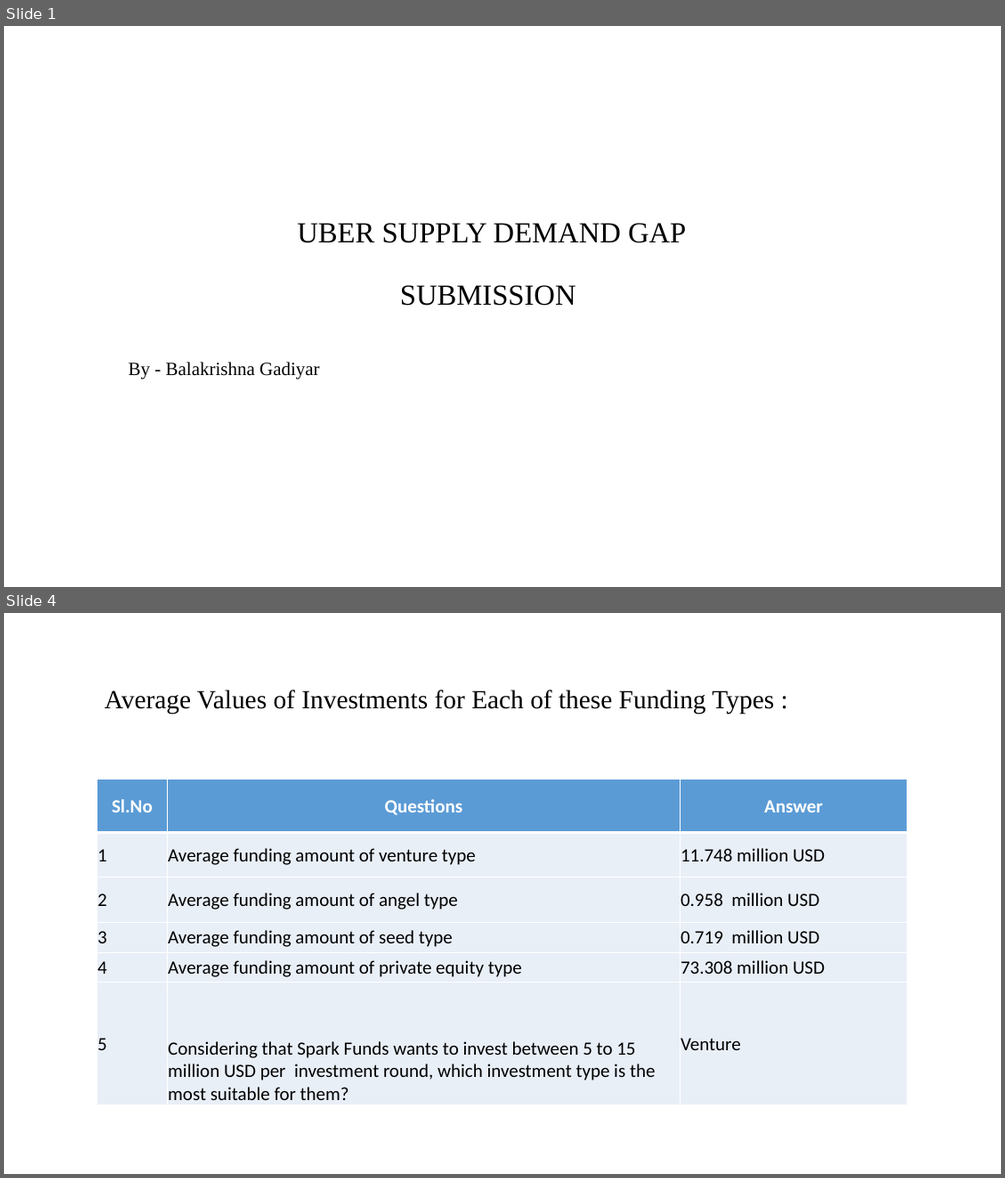
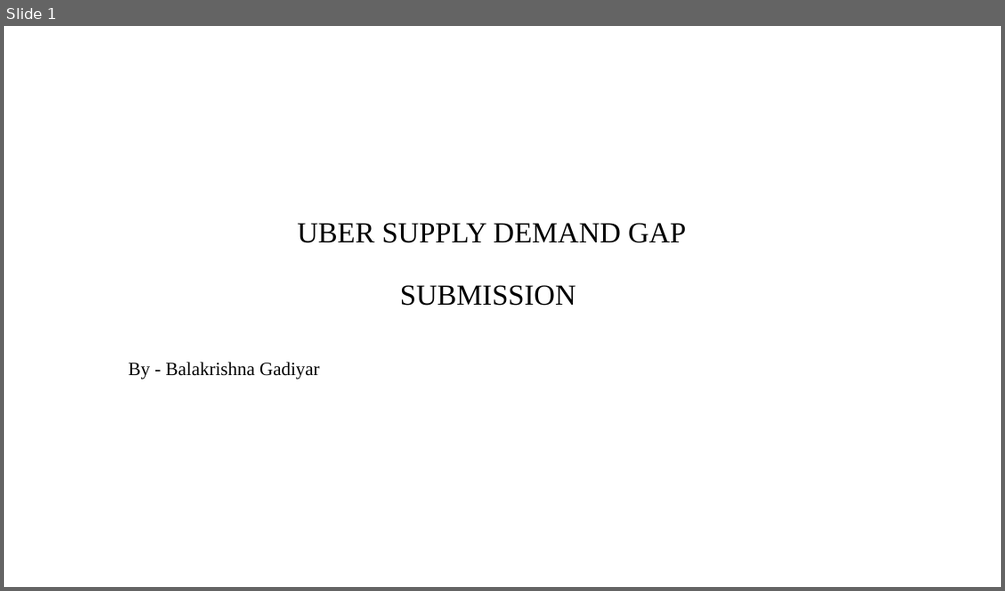
Before and after one commit to gladiatorlearns/PGDDS, a slide deck: Statistics and Exploratory Data Analytics/Uber Assignment/Uber Supply Demand Gap.pptx. Shown one above the other, each under a label of ours: slides 1 and 4 before the commit, slide 1 after it; the slides between them are not shown. The pictures are 1005x1178 and 1005x591 pixels, drawn with LibreOffice and Linux fonts; fonts in the diff are those of the drawing; background and template pictures are left out. Boxes give left, top, right and bottom in pixels: in the first picture for what was removed or moved away, otherwise in the second. Text is boxed around its words. In the diff, an @@ line names an element or a change of style, - is before the commit and + after.

```diff
--- a/Statistics and Exploratory Data Analytics/Uber Assignment/Uber Supply Demand Gap.pptx
+++ b/Statistics and Exploratory Data Analytics/Uber Assignment/Uber Supply Demand Gap.pptx
@@ slide 4 removed at (x1=4, y1=613, x2=1001, y2=1174), background #FFFFFF @@
@@ title removed at (x1=105, y1=690, x2=774, y2=714) @@
-Average Values of Investments for Each of these Funding Types :
@@ table removed at (x1=97, y1=779, x2=907, y2=1105), 6 rows, 3 columns @@
-Sl.No | Questions | Answer
-1 | Average funding amount of venture type | 11.748 million USD
-2 | Average funding amount of angel type | 0.958 million USD
-3 | Average funding amount of seed type | 0.719 million USD
-4 | Average funding amount of private equity type | 73.308 million USD
-5 | Considering that Spark Funds wants to invest between 5 to 15 million USD per investment round, which investment type is the most suitable for them? | Venture
```
Also in this commit, not shown: 7 slides added, 8 other slides removed, 4 other files.
